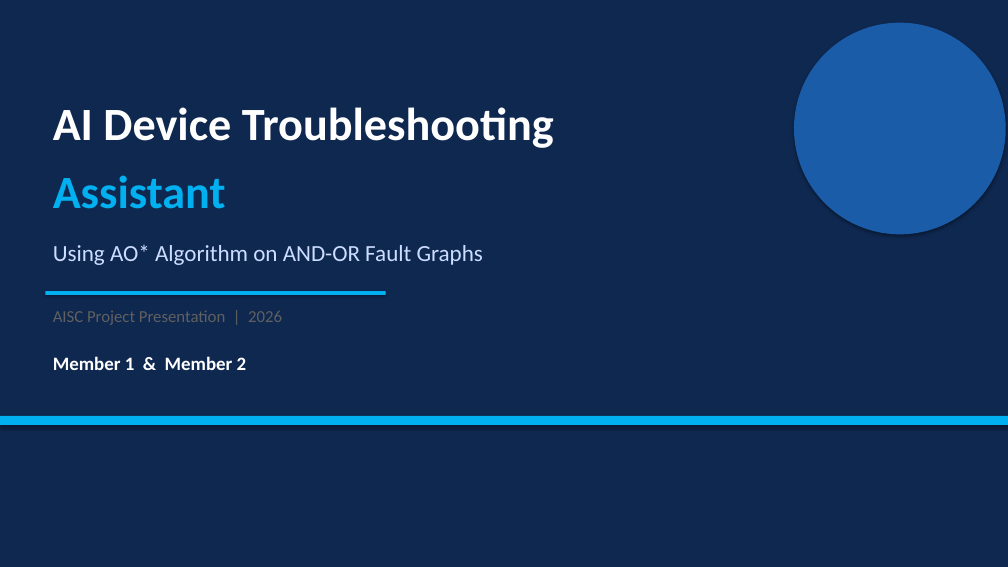
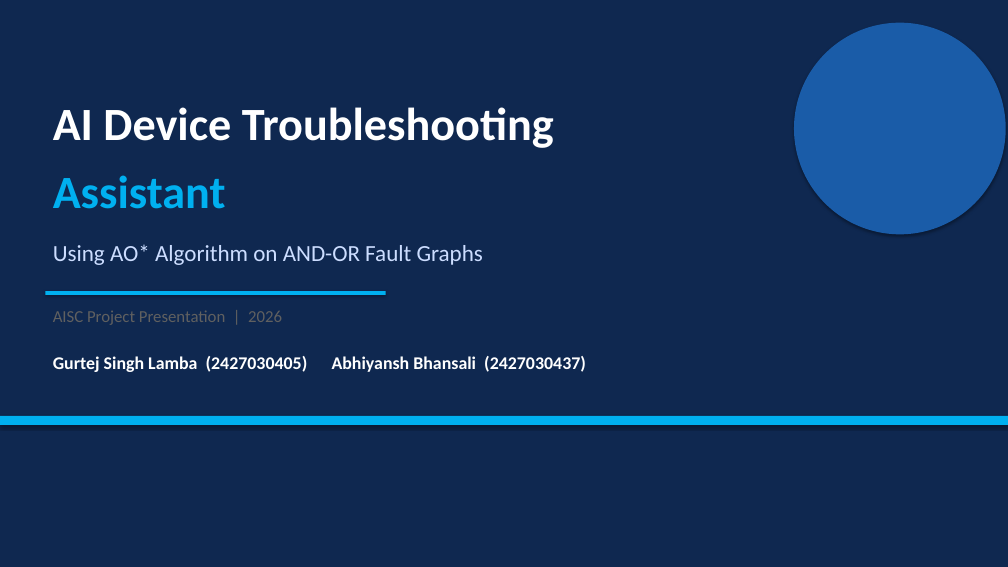
Before and after one commit to gurtejlamba/AND-OR-diagnose, a slide deck: slide 1 of presentation/AO_Star_Troubleshooting.pptx. Drawn at 1008x567 pixels with LibreOffice and Linux fonts; fonts in the diff are those of the drawing. Boxes give left, top, right and bottom in pixels: in the first picture for what was removed or moved away, otherwise in the second. Text is boxed around its words. In the diff, an @@ line names an element or a change of style, - is before the commit and + after.

```diff
--- a/presentation/AO_Star_Troubleshooting.pptx
+++ b/presentation/AO_Star_Troubleshooting.pptx
@@ text at (53,356,586,372): text changed; size 18 to 17 pt @@
-Member 1 & Member 2
+Gurtej Singh Lamba (2427030405) Abhiyansh Bhansali (2427030437)
```
Also in this commit, not shown: 6 other files.
